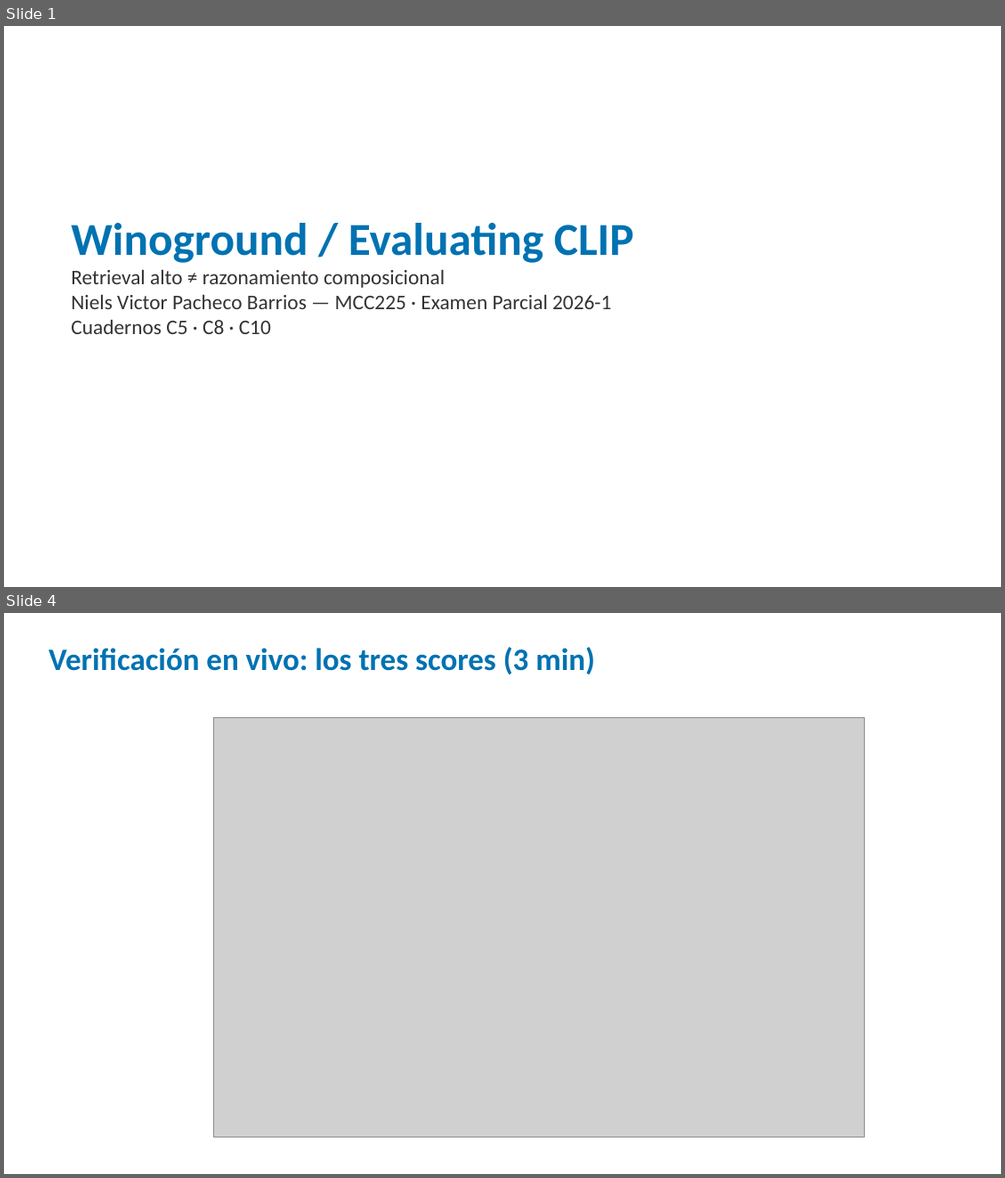
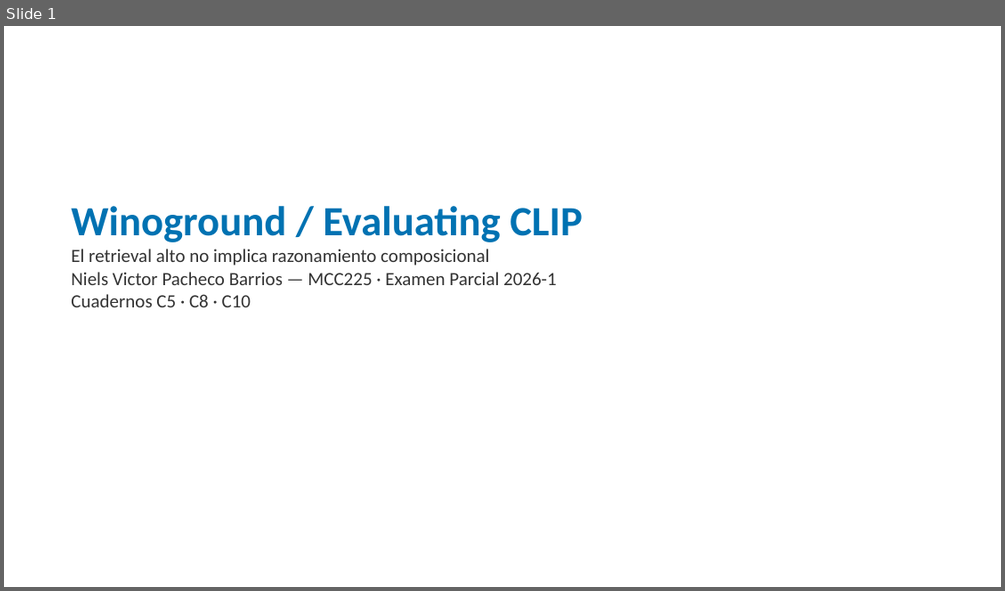
Before and after one commit to nielspac177/MCC225-Winoground, a slide deck: slides/pptx/defensa_winoground.pptx. Shown one above the other, each under a label of ours: slides 1 and 4 before the commit, slide 1 after it; the slides between them are not shown. The pictures are 1005x1178 and 1005x591 pixels, drawn with LibreOffice and Linux fonts; fonts in the diff are those of the drawing; grey boxes stand for pictures. Boxes give left, top, right and bottom in pixels: in the first picture for what was removed or moved away, otherwise in the second. Text is boxed around its words. In the diff, an @@ line names an element or a change of style, - is before the commit and + after.

Commit message:
Examen Parcial 1: guion, plan 20min, defensa de codigo y embeddings versionados

```diff
--- a/slides/pptx/defensa_winoground.pptx
+++ b/slides/pptx/defensa_winoground.pptx
@@ slide 4 removed at (x1=4, y1=613, x2=1001, y2=1174), background #FFFFFF @@
@@ text removed at (x1=48, y1=647, x2=595, y2=674) @@
-Verificación en vivo: los tres scores (3 min)
@@ picture removed at (x1=213, y1=718, x2=865, y2=1136) @@
@@ slide 1 changed as well @@
@@ text "Winoground / Evaluating CLIP" moved from (x1=71, y1=223, x2=634, y2=334) to (x1=71, y1=206, x2=582, y2=307) @@
@@ text at (x1=71, y1=206, x2=582, y2=307): size 44 to 40 pt in "Winoground / Evaluating CLIP"; size 20 to 18 pt in "Niels Victor Pacheco Barrios — MCC225 · ...", "Cuadernos C5 · C8 · C10" @@
@@ text at (x1=71, y1=248, x2=489, y2=265): text changed; size 20 to 18 pt @@
-Retrieval alto ≠ razonamiento composicional
+El retrieval alto no implica razonamiento composicional
```
Also in this commit, not shown: 1 other slide changed, 27 slides added, 5 other slides removed, 9 other files.
